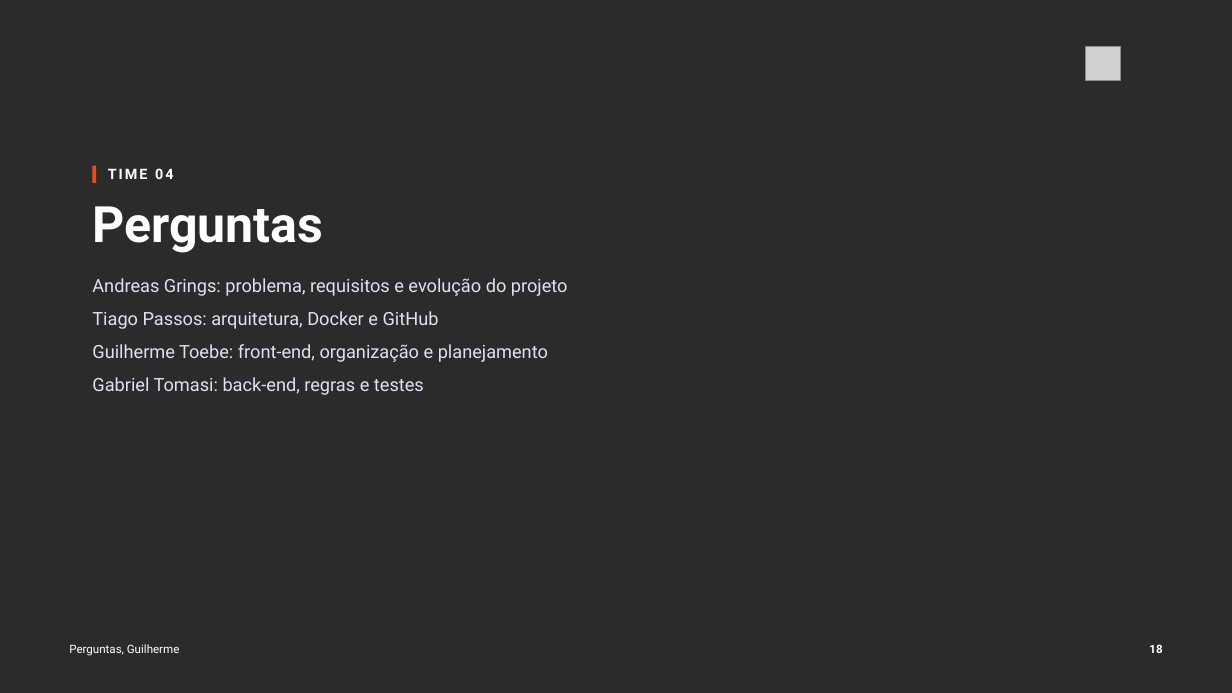
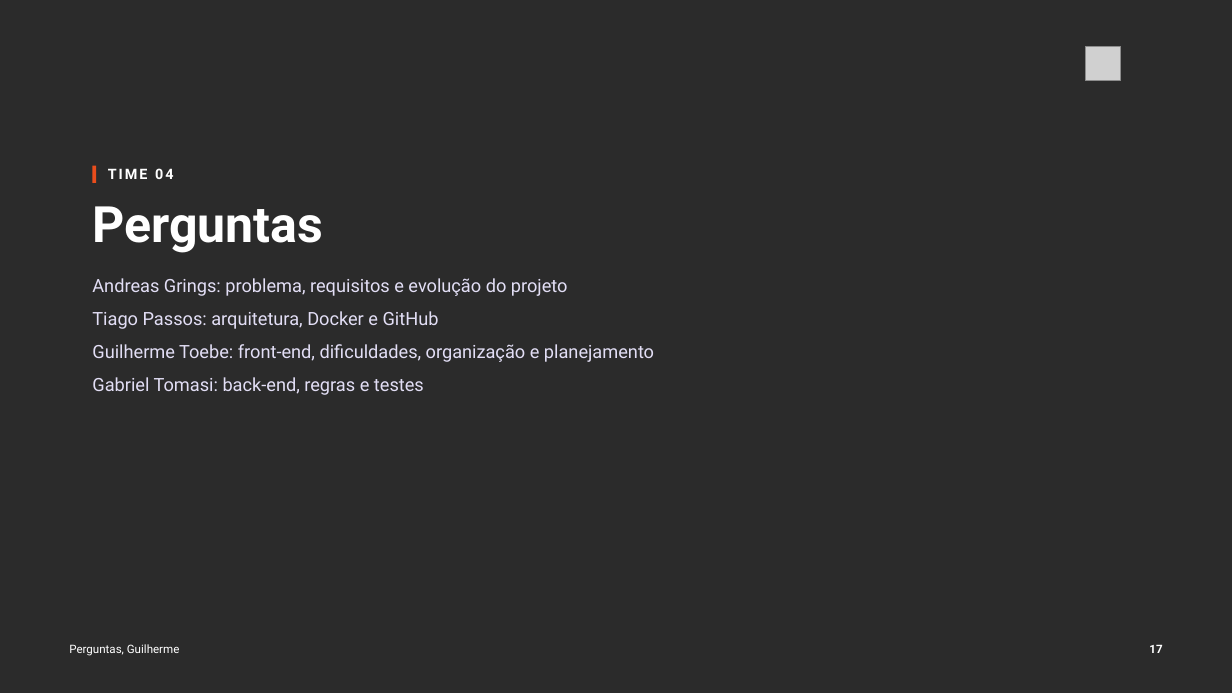
Before and after one commit to tcpassos/invite-app, a slide deck: slide 17 of trabalhos/T3-Apresentacao-Intermediaria.pptx (slide 18 before the commit). Drawn at 1232x693 pixels with LibreOffice and Linux fonts; fonts in the diff are those of the drawing; grey boxes stand for pictures; background and template pictures are left out; a plain dark background stands for a picture behind light text. Boxes give left, top, right and bottom in pixels: in the first picture for what was removed or moved away, otherwise in the second. Text is boxed around its words. In the diff, an @@ line names an element or a change of style, - is before the commit and + after.

```diff
--- a/trabalhos/T3-Apresentacao-Intermediaria.pptx
+++ b/trabalhos/T3-Apresentacao-Intermediaria.pptx
@@ text at [92,344,654,362]: text changed @@
-Guilherme Toebe: front-end, organização e planejamento
+Guilherme Toebe: front-end, dificuldades, organização e planejamento
@@ text at [1149,644,1162,653]: text changed @@
-18
+17
```
Also in this commit, not shown: 10 other slides changed, 1 slide removed, 3 other files.
